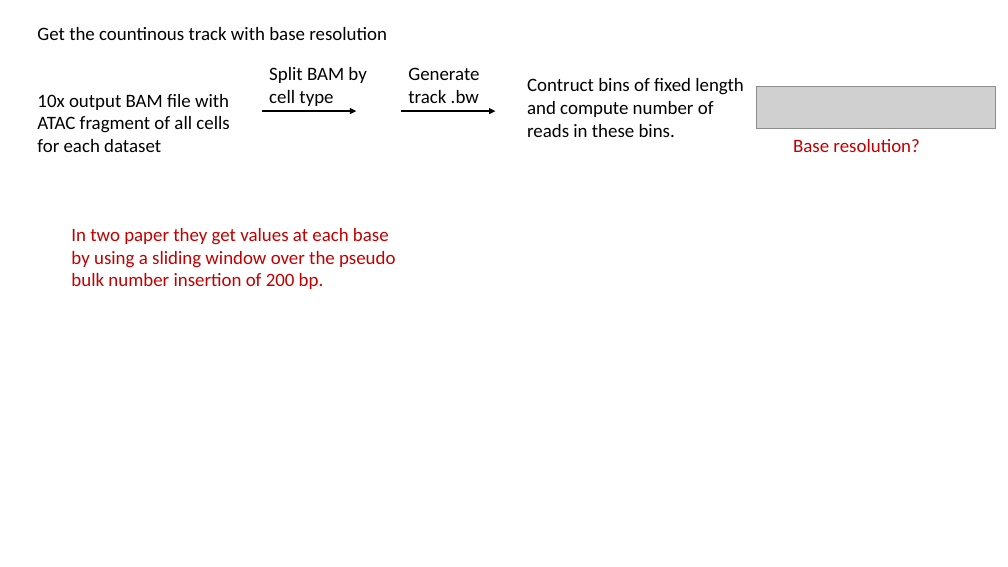
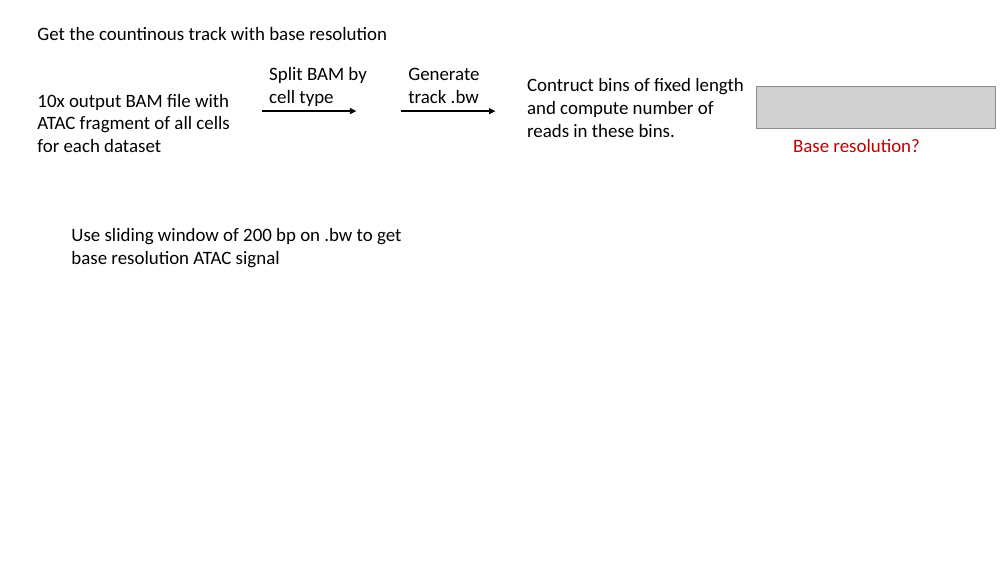
Before and after one commit to alexiaDorm/master-thesis, a slide deck: slide 4 of notes/Building model.pptx. Drawn at 1008x567 pixels with LibreOffice and Linux fonts; fonts in the diff are those of the drawing; grey boxes stand for pictures. Boxes give left, top, right and bottom in pixels: in the first picture for what was removed or moved away, otherwise in the second. Text is boxed around its words. In the diff, an @@ line names an element or a change of style, - is before the commit and + after.

```diff
--- a/notes/Building model.pptx
+++ b/notes/Building model.pptx
@@ text at (71,228,401,268): text changed; text colour #C00000 to #000000 @@
-In two paper they get values at each base by using a sliding window over the pseudo bulk number insertion of 200 bp.
+Use sliding window of 200 bp on .bw to get base resolution ATAC signal
```
Also in this commit, not shown: 3 other slides changed, 1 slide added, 3 other files.
